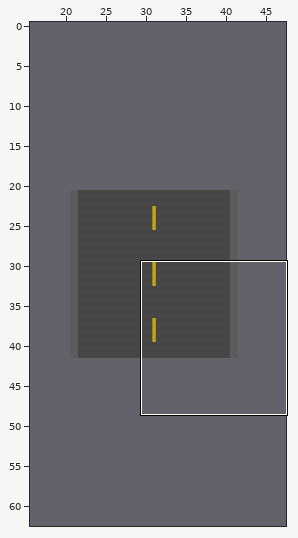
Two versions of a level (Tiled map, Map/Streets/street_2.tmx). The first picture is a wide view before the edit; the outline marks the close-up.
Close-up. First the earlier version:
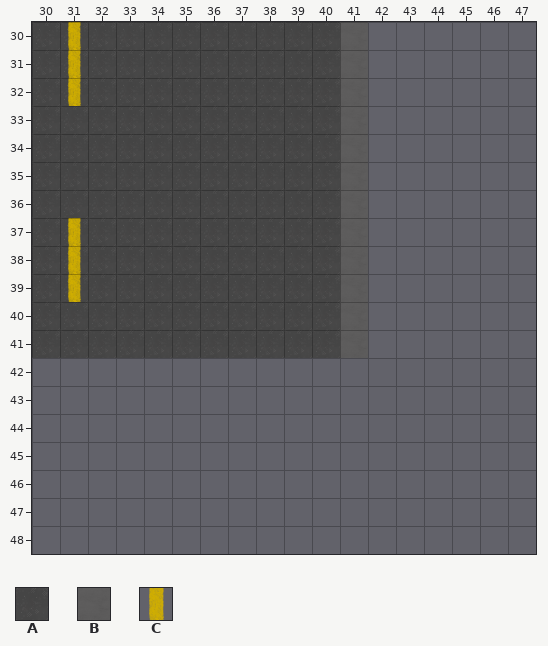
Cells are 32x32 px. Shown: x 30..47, y 30..48. The commit also changed other parts of the map, which this record leaves out. The old version is drawn lined up with the new one.
Key: from "tileset_gen4": A 0, B 15, C 16.
_ is an empty cell, # one hidden under a higher layer.
Layer "street_asphalt" before, first column x 30:
30 AAAAAAAAAAA#______
31 AAAAAAAAAAA#______
32 AAAAAAAAAAA#______
33 AAAAAAAAAAA#______
34 AAAAAAAAAAA#______
35 AAAAAAAAAAA#______
36 AAAAAAAAAAA#______
37 AAAAAAAAAAA#______
38 AAAAAAAAAAA#______
39 AAAAAAAAAAA#______
40 AAAAAAAAAAA#______
41 AAAAAAAAAAA#______
42 __________________
43 __________________
44 __________________
45 __________________
46 __________________
47 __________________
48 __________________
Layer "street_signs" before, first column x 30:
30 _C_________B______
31 _C_________B______
32 _C_________B______
33 ___________B______
34 ___________B______
35 ___________B______
36 ___________B______
37 _C_________B______
38 _C_________B______
39 _C_________B______
40 ___________B______
41 ___________B______
42 __________________
43 __________________
44 __________________
45 __________________
46 __________________
47 __________________
48 __________________
Now the later version:
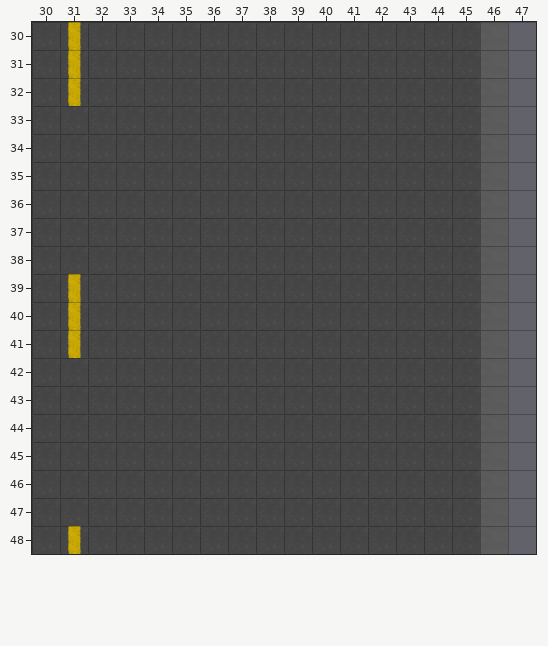
Commit: reworked streets (bigger) and their generation
Difference:
{"change": "map size 21x21 -> 63x63 cells (old content now starts at 21,21; both pictures use the new coordinates)"}
{"where": "layer \"street_asphalt\""}
{"y":30,"x":42,"old":"____","new":"AAAA"}
{"y":31,"x":42,"old":"____","new":"AAAA"}
{"y":32,"x":42,"old":"____","new":"AAAA"}
{"y":33,"x":42,"old":"____","new":"AAAA"}
{"y":34,"x":42,"old":"____","new":"AAAA"}
{"y":35,"x":42,"old":"____","new":"AAAA"}
{"y":36,"x":42,"old":"____","new":"AAAA"}
{"y":37,"x":42,"old":"____","new":"AAAA"}
{"y":38,"x":42,"old":"____","new":"AAAA"}
{"y":39,"x":42,"old":"____","new":"AAAA"}
{"y":40,"x":42,"old":"____","new":"AAAA"}
{"y":41,"x":42,"old":"____","new":"AAAA"}
{"y":42,"x":30,"old":"________________","new":"AAAAAAAAAAAAAAAA"}
{"y":43,"x":30,"old":"________________","new":"AAAAAAAAAAAAAAAA"}
{"y":44,"x":30,"old":"________________","new":"AAAAAAAAAAAAAAAA"}
{"y":45,"x":30,"old":"________________","new":"AAAAAAAAAAAAAAAA"}
{"y":46,"x":30,"old":"________________","new":"AAAAAAAAAAAAAAAA"}
{"y":47,"x":30,"old":"________________","new":"AAAAAAAAAAAAAAAA"}
{"y":48,"x":30,"old":"________________","new":"AAAAAAAAAAAAAAAA"}
{"where": "layer \"street_signs\""}
{"y":30,"x":41,"old":"B","new":"_"}
{"y":31,"x":41,"old":"B","new":"_"}
{"y":32,"x":41,"old":"B","new":"_"}
{"y":33,"x":41,"old":"B","new":"_"}
{"y":34,"x":41,"old":"B","new":"_"}
{"y":35,"x":41,"old":"B","new":"_"}
{"y":36,"x":41,"old":"B","new":"_"}
{"y":37,"x":31,"old":"C","new":"_"}
{"y":37,"x":41,"old":"B","new":"_"}
{"y":38,"x":31,"old":"C","new":"_"}
{"y":38,"x":41,"old":"B","new":"_"}
{"y":39,"x":41,"old":"B","new":"_"}
{"y":40,"x":31,"old":"_","new":"C"}
{"y":40,"x":41,"old":"B","new":"_"}
{"y":41,"x":31,"old":"_","new":"C"}
{"y":41,"x":41,"old":"B","new":"_"}
{"y":48,"x":31,"old":"_","new":"C"}
{"label":"changed","picture_box":[32,22,480,554]}
